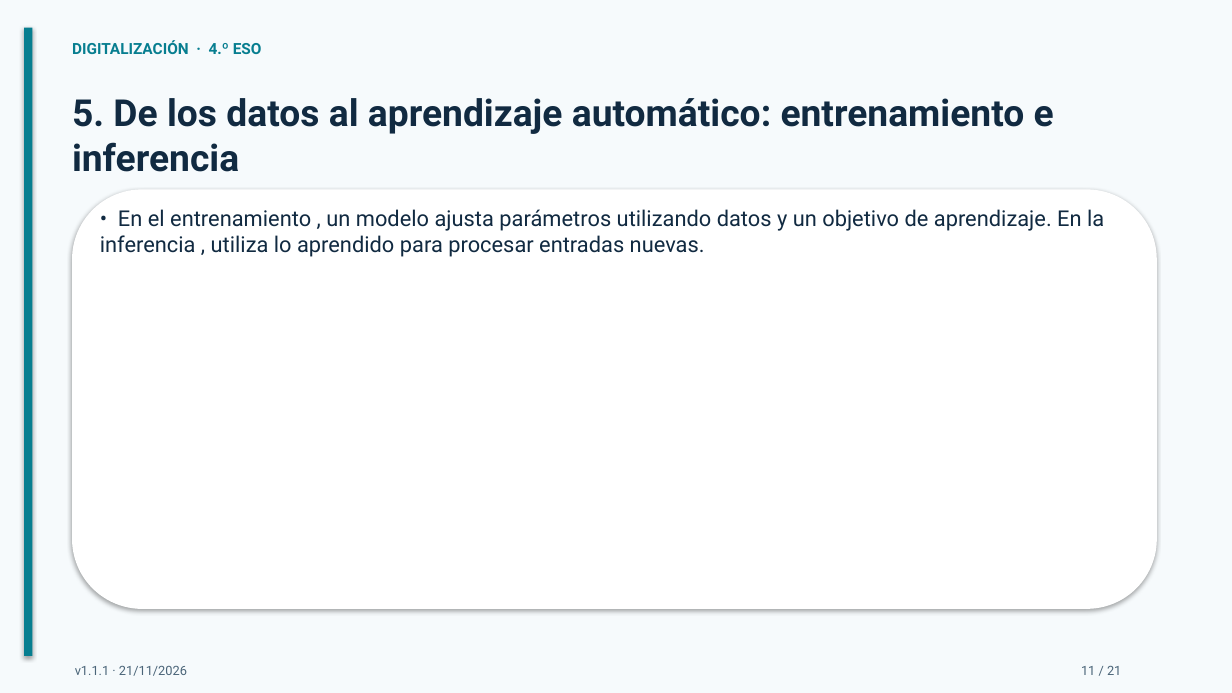
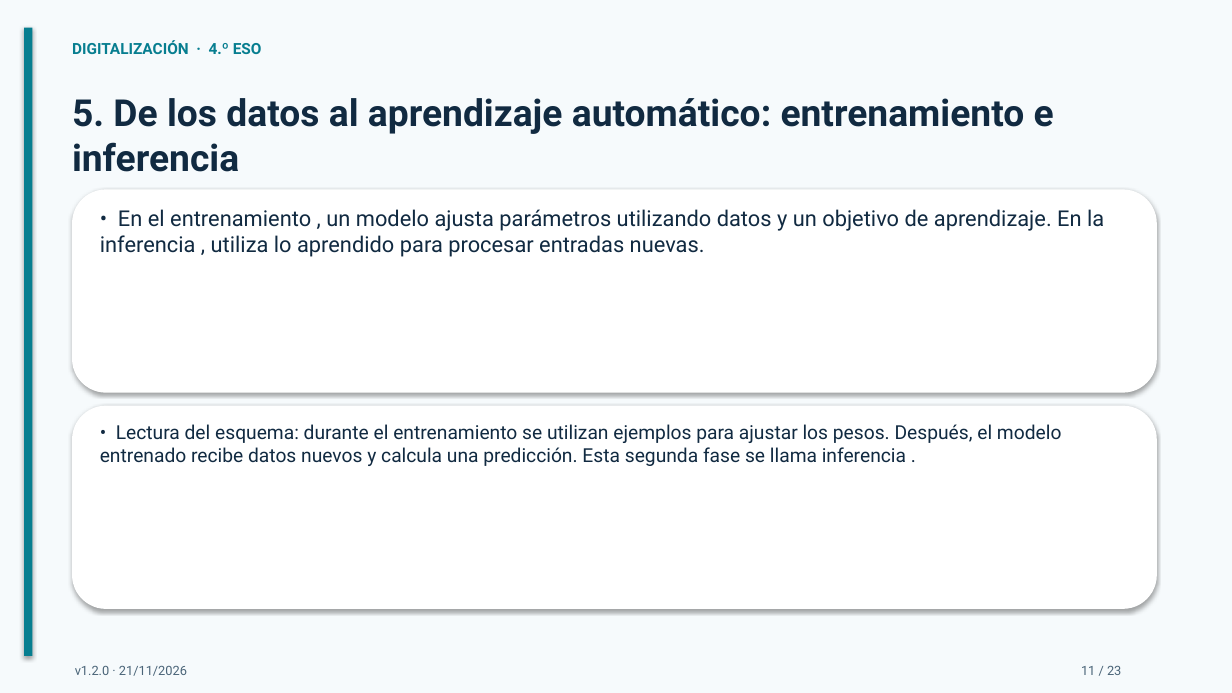
Before and after one commit to bitschips/digitaliza4, a slide deck: slide 11 of temas/tema-08-programacion-e-inteligencia-artificial/presentaciones/tema-08-programacion-e-inteligencia-artificial.pptx. Drawn at 1232x693 pixels with LibreOffice and Linux fonts; fonts in the diff are those of the drawing. Boxes give left, top, right and bottom in pixels: in the first picture for what was removed or moved away, otherwise in the second. Text is boxed around its words. In the diff, an @@ line names an element or a change of style, - is before the commit and + after.

```diff
--- a/temas/tema-08-programacion-e-inteligencia-artificial/presentaciones/tema-08-programacion-e-inteligencia-artificial.pptx
+++ b/temas/tema-08-programacion-e-inteligencia-artificial/presentaciones/tema-08-programacion-e-inteligencia-artificial.pptx
@@ rounded rectangle resized from (x1=72, y1=189, x2=1157, y2=609) to (x1=72, y1=189, x2=1157, y2=393) @@
@@ rounded rectangle added at (x1=72, y1=406, x2=1157, y2=609), fill #FFFFFF @@
@@ text added at (x1=100, y1=424, x2=1061, y2=466), 15 pt, text #112A41 @@
+• Lectura del esquema: durante el entrenamiento se utilizan ejemplos para ajustar los pesos. Después, el modelo entrenado recibe datos nuevos y calcula una predicción. Esta segunda fase se llama inferencia .
@@ text at (x1=75, y1=666, x2=187, y2=676): text changed @@
-v1.1.1 · 21/11/2026
+v1.2.0 · 21/11/2026
@@ text at (x1=1081, y1=666, x2=1121, y2=675): text changed @@
-11 / 21
+11 / 23
```
Also in this commit, not shown: 20 other slides changed, 2 slides added, 5 other files.
